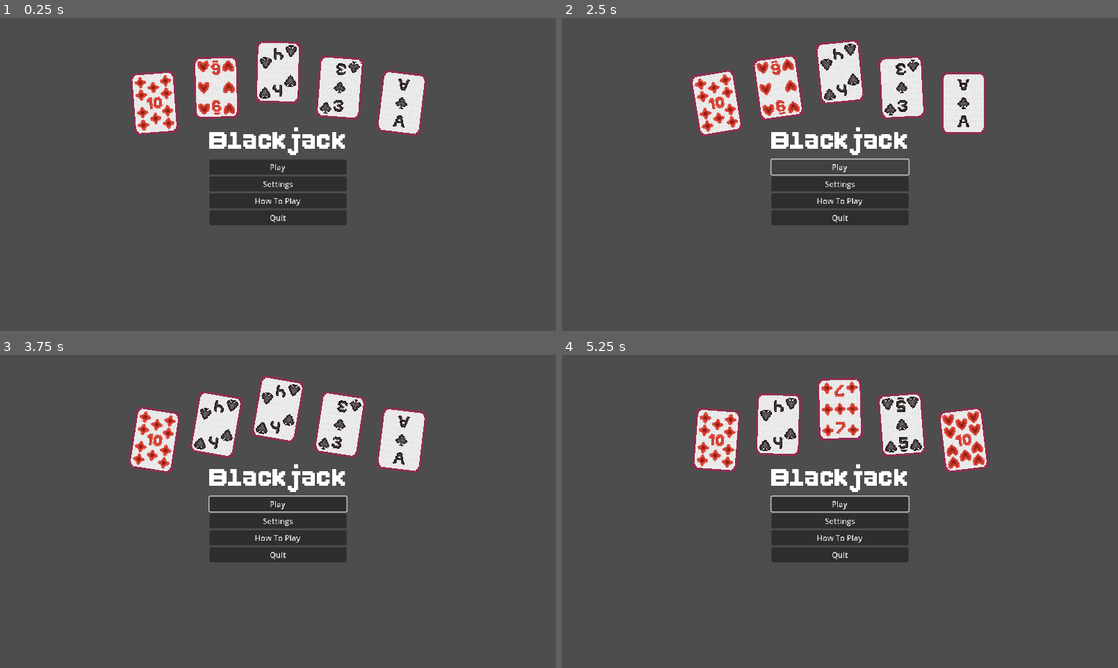
Above: before the commit, frames 1-4 (two rows, left to right).
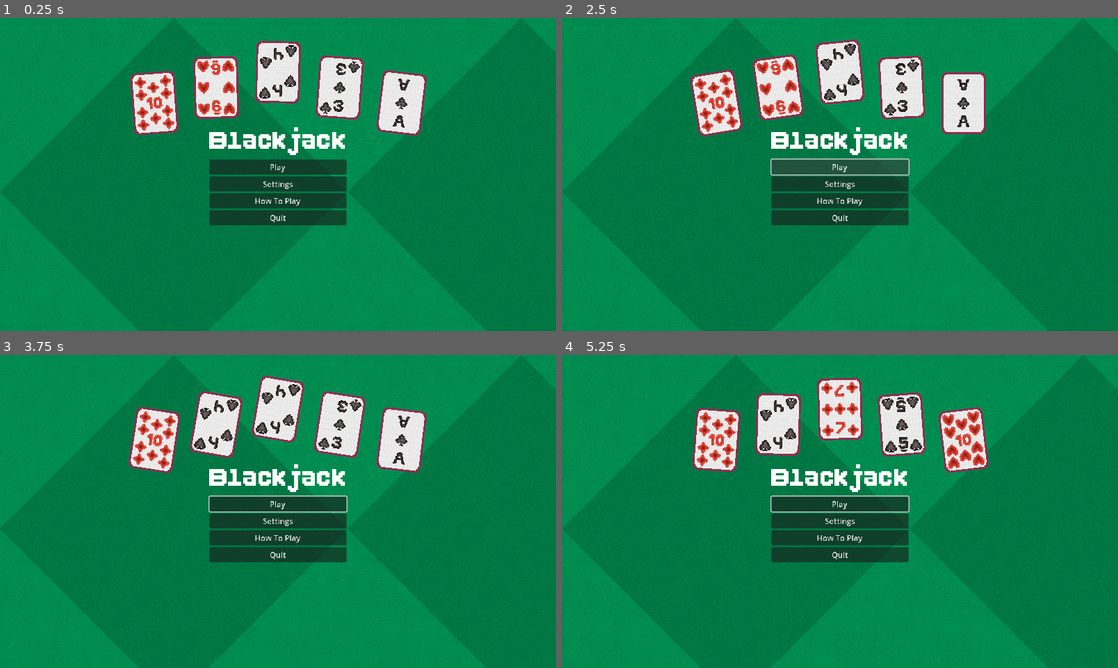
Above: after the commit, the same moments.

Repository: Brody-R/SDEV-265
Game: Godot game, scene res://Assets/Scenes/main_menu.tscn
Same seed, same stepped clock (60 frames per second), same inputs: the game is played once before the commit and once after it.
Inputs (mouse positions are in pixels of both pictures, inside the frame that each line leads up to):
- Up to frame 1 (0.25 s): no input
- Up to frame 2 (2.5 s): click "Play" at 0.5 s; click "Play" at 1.25 s; click "Play" at 2 s
- Up to frame 3 (3.75 s): move the mouse to (400, 495) at 2.77 s; move the mouse to (166, 527) at 3.52 s
- Up to frame 4 (5.25 s): move the mouse to (895, 442) at 4.27 s; move the mouse to (812, 574) at 5.02 s

The runs differ from the first frame. In frame 1, 91% of the frame differs, in the area x 0-100%, y 0-100%; in frame 2, 91%; in frame 3, 91%; in frame 4, 91%.

Commit message:
Modified menu
- Added felt and diamond texture assets
- Added a background (Diamond pattern needs to be scaled down)
- Card script no longer prints

Diff:
--- a/Assets/Scenes/card.gd
+++ b/Assets/Scenes/card.gd
@@ -101,7 +101,7 @@
 		else:
 			mySuit = "Hearts"
 			myValue = possibleValues[raw-40]
-	print(self.get_name(), " ", mySuit, " ", myValue)
+	#print(self.get_name(), " ", mySuit, " ", myValue)
 
 func changeMyHoverText():
 	match myValue:
--- a/Assets/Scenes/main_menu.tscn
+++ b/Assets/Scenes/main_menu.tscn
@@ -1,8 +1,10 @@
-[gd_scene load_steps=4 format=3 uid="uid://cu7h0eew86she"]
+[gd_scene load_steps=6 format=3 uid="uid://cu7h0eew86she"]
 
 [ext_resource type="Script" path="res://Assets/Scenes/main_menu.gd" id="1_dy76o"]
 [ext_resource type="LabelSettings" uid="uid://cmhtmc70kii0m" path="res://Assets/TitleLabelSettings.tres" id="1_neovj"]
 [ext_resource type="PackedScene" uid="uid://dpch8vd55wsiy" path="res://Assets/Scenes/card.tscn" id="2_dvcnj"]
+[ext_resource type="Texture2D" uid="uid://bvcm5pa70bll6" path="res://Assets/Textures/felt.png" id="2_g1m8g"]
+[ext_resource type="Texture2D" uid="uid://ckitacn7wg1ey" path="res://Assets/Textures/DiamondPatternA.png" id="3_y3yoh"]
 
 [node name="MainMenu" type="Control"]
 layout_mode = 3
@@ -12,6 +14,31 @@
 grow_horizontal = 2
 grow_vertical = 2
 script = ExtResource("1_dy76o")
+
+[node name="Background" type="TextureRect" parent="."]
+self_modulate = Color(1.15514e-06, 0.636547, 0.362807, 1)
+layout_mode = 1
+anchors_preset = 15
+anchor_right = 1.0
+anchor_bottom = 1.0
+grow_horizontal = 2
+grow_vertical = 2
+texture = ExtResource("2_g1m8g")
+expand_mode = 1
+stretch_mode = 1
+
+[node name="Pattern" type="TextureRect" parent="Background"]
+self_modulate = Color(0, 0, 0, 0.145098)
+texture_repeat = 2
+layout_mode = 1
+anchors_preset = 15
+anchor_right = 1.0
+anchor_bottom = 1.0
+grow_horizontal = 2
+grow_vertical = 2
+texture = ExtResource("3_y3yoh")
+expand_mode = 1
+stretch_mode = 1
 
 [node name="VBoxContainer" type="VBoxContainer" parent="."]
 layout_mode = 1
Binary file added: Assets/Textures/DiamondPatternA.png
Not shown, added: Assets/Textures/DiamondPatternA.png.import
Binary file added: Assets/Textures/felt.png
Not shown, added: Assets/Textures/felt.png.import
